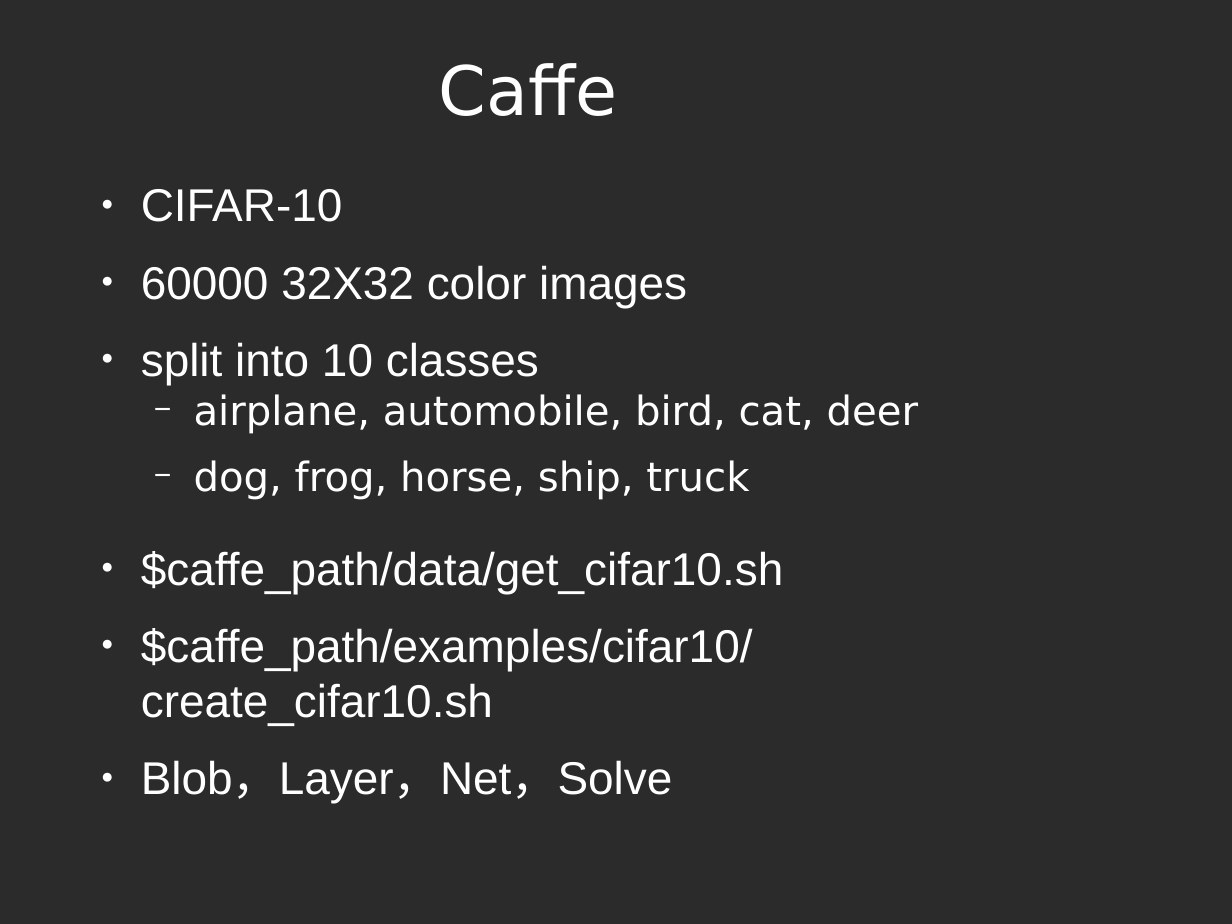
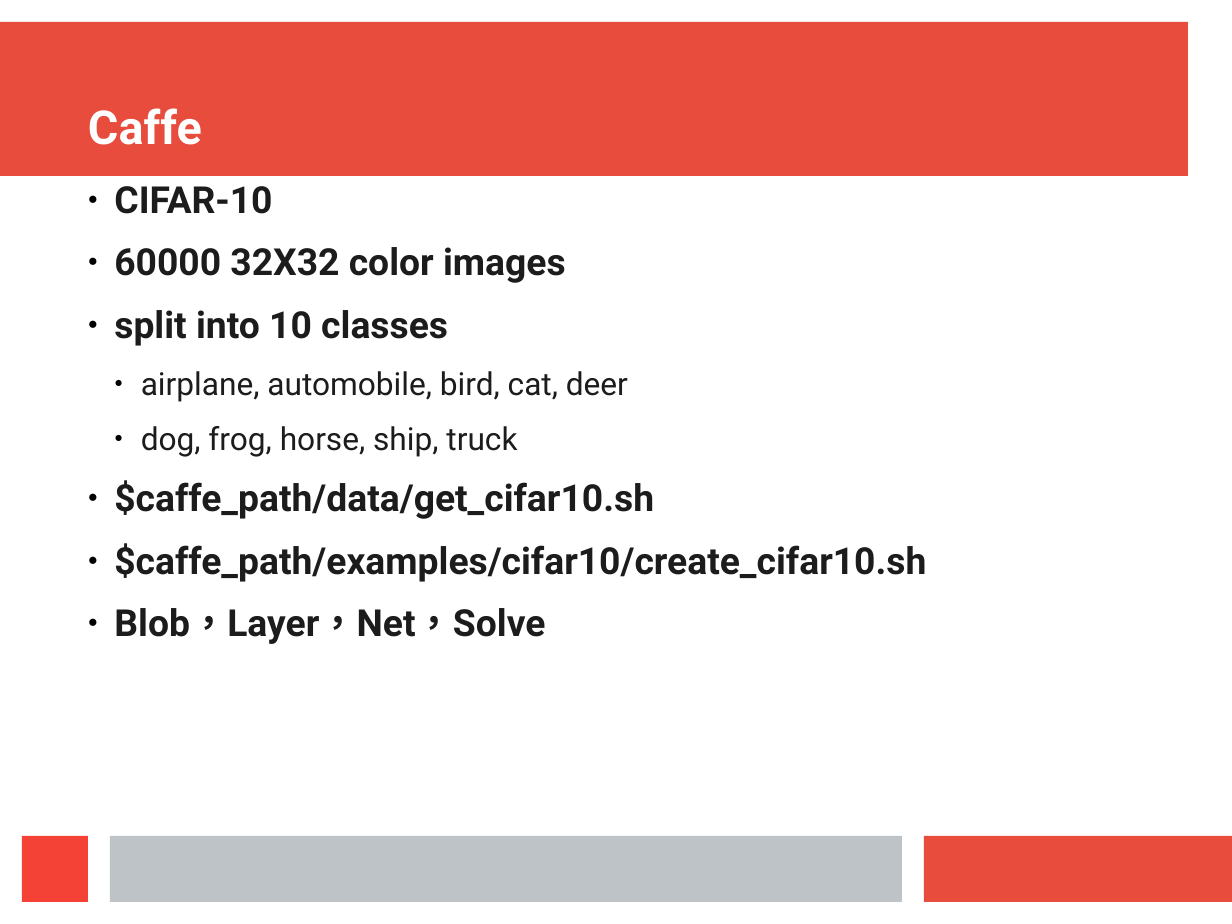
Before and after one commit to Thomas-Tsai/AI-Framework-Study, a slide deck: slide 2 of AI-Framework.odp (slide 3 before the commit). Drawn at 1232x924 pixels with LibreOffice and Linux fonts; fonts in the diff are those of the drawing; background and template pictures are left out; a plain dark background stands for a picture behind light text. Boxes give left, top, right and bottom in pixels: in the first picture for what was removed or moved away, otherwise in the second. Text is boxed around its words. In the diff, an @@ line names an element or a change of style, - is before the commit and + after.

```diff
--- a/AI-Framework.odp
+++ b/AI-Framework.odp
@@ background picture (left out) to #FFFFFF @@
@@ rectangle added at [0,22,1188,177], fill #E74C3C @@
@@ title "Caffe" at [88,108,202,145]: size 44 to 30.1 pt, font DejaVu Sans to Roboto, bold on; alignment centre to left; vertical alignment middle to bottom @@
@@ text "CIFAR-10" at [114,186,926,644]: size 29.6 to 24.1 pt, font Arial to Roboto, bold on in "CIFAR-10", "60000 32X32 color images", "split into 10 classes", "$caffe_path/data/get_cifar10.sh" and 2 more places; text colour #FFFFFF to #1C1C1C; size 25.9 to 20.4 pt, font DejaVu Sans to Roboto in "airplane, automobile, bird, cat, deer", "dog, frog, horse, ship, truck"; indent changed; less space between paragraphs; bullet colour #FFFFFF to #000000; bullet − to ● @@
@@ rectangle added at [22,836,88,902], fill #F44336 @@
@@ rectangle added at [110,836,902,902], fill #BDC3C7 @@
@@ rectangle added at [925,836,1232,902], fill #E74C3C @@
```
Also in this commit, not shown: 11 other slides changed, 1 slide added, 12 slides removed, 3 other files.
